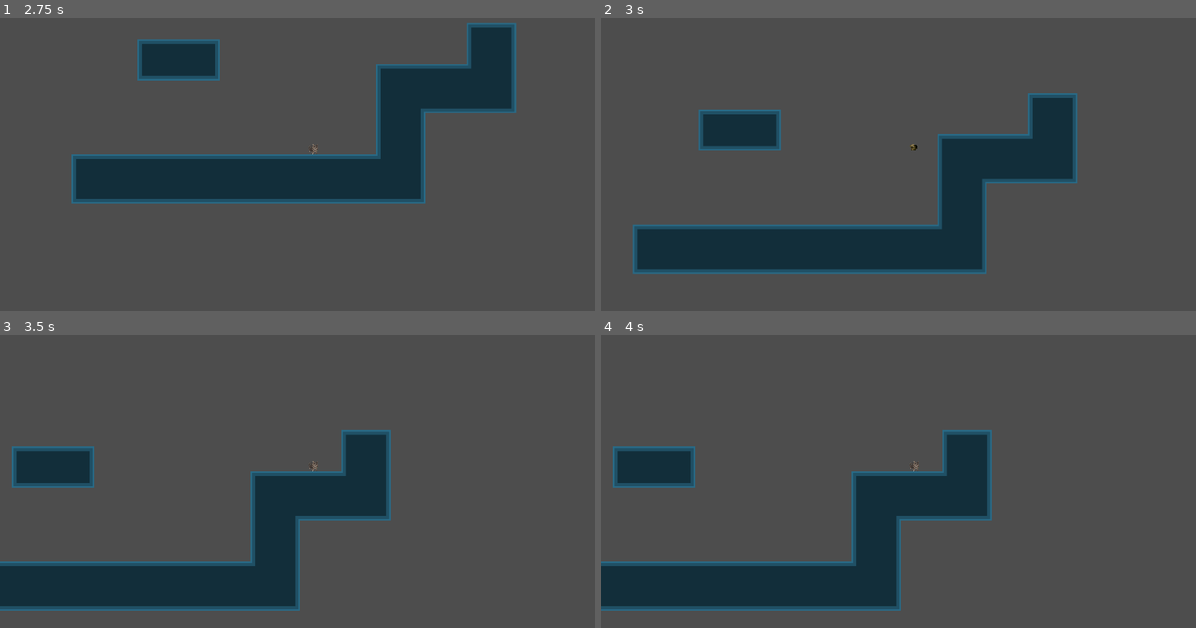
Above: before the commit, frames 1-4 (two rows, left to right).
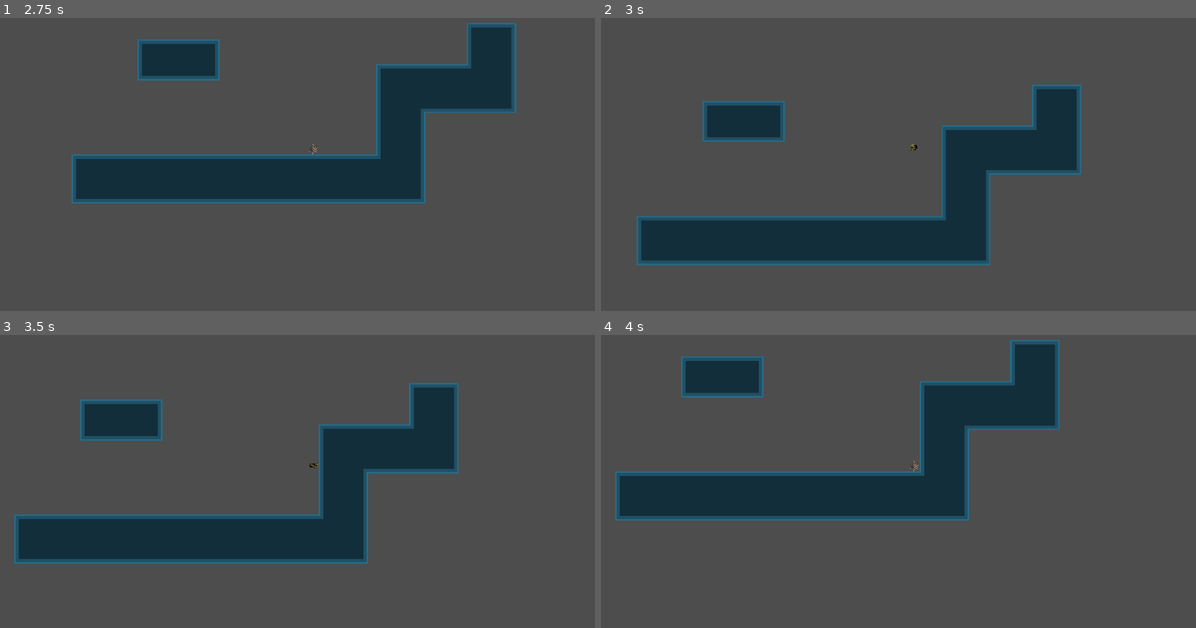
Above: after the commit, the same moments.

Repository: Inkling4/jumpy-cat
Game: Godot game, scene res://scenes/lvl_test.tscn
Same seed, same stepped clock (60 frames per second), same inputs: the game is played once before the commit and once after it. The project has no main scene, so this scene is started directly.
Inputs (mouse positions are in pixels of both pictures, inside the frame that each line leads up to):
- Up to frame 1 (2.75 s): tap Enter at 0.5, 2 s; move the mouse to (452, 132) at 0.52 s; press the mouse at (452, 132) at 0.53 s; tap Space at 1.25 s; move the mouse to (190, 167) at 1.27 s; release the mouse at (190, 167) at 1.28 s; click (190, 167) at 1.35 s; move the mouse to (374, 70) at 2.02 s; press the mouse at (374, 70) at 2.03 s
- Up to frame 2 (3 s): tap Space at 2.75 s; move the mouse to (880, 220) at 2.77 s; release the mouse at (880, 220) at 2.78 s; click (880, 220) at 2.85 s
- Up to frame 3 (3.5 s): no input
- Up to frame 4 (4 s): move the mouse to (1100, 519) at 3.52 s; press the mouse at (1100, 519) at 3.53 s

Frame 1 is identical in both runs. In frame 2, 9.6% of the frame differs, in the area x 5-81%, y 22-88%; in frame 3, 28%, in the area x 0-78%, y 16-95%; in frame 4, 27%.

Commit message:
Added minimal drag distance

Diff:
--- a/scenes/lvl_test.tscn
+++ b/scenes/lvl_test.tscn
@@ -4,7 +4,7 @@
 [ext_resource type="PackedScene" uid="uid://s4er21x1mdw3" path="res://scenes/gato.tscn" id="2_b5x6v"]
 
 [sub_resource type="Curve" id="Curve_b5x6v"]
-_data = [Vector2(0, 0), 0.0, 2.0224721, 0, 1, Vector2(0.25, 0.50561804), 2.0224721, 0.7072736, 1, 0, Vector2(1, 1), 0.6705131, 0.0, 0, 0]
+_data = [Vector2(0, 0.1460675), 0.0, 1.350149, 0, 1, Vector2(0.26630434, 0.50561804), 1.350149, 0.67382437, 1, 1, Vector2(1, 1), 0.67382437, 0.0, 1, 0]
 point_count = 3
 
 [node name="Test" type="Node2D"]
@@ -23,8 +23,8 @@
 [node name="Gato" parent="." instance=ExtResource("2_b5x6v")]
 position = Vector2(116, -165)
 gravity = 1600.0
-x_max_drag_distace = 1000.0
-y_max_drag_distace = 1000.0
+x_max_drag_distace = 2000.0
+y_max_drag_distace = 2000.0
 x_max_launch_speed = 600.0
 y_max_launch_speed = 850.0
 friction = 7000.0
--- a/scripts/gato.gd
+++ b/scripts/gato.gd
@@ -78,7 +78,7 @@
 		if (event.is_action_released("player_drag")):
 			is_dragging = false
 
-			if (is_draggable):
+			if (is_draggable and drag_length >= 50):
 				launch()
 			# After launch, sets values to default
 			drag_length = 0
@@ -90,10 +90,12 @@
 func launch() -> void:
 	var _velocity = velocity
 
+	## Applies ratio between min and max drag distance, then maps the ratio to the curve.
 	var _drag_distance_multiplier_x = clamp(drag_length, 0, x_max_drag_distace) / x_max_drag_distace
 	var _drag_distance_multiplier_y = clamp(drag_length, 0, y_max_drag_distace) / y_max_drag_distace
 	_drag_distance_multiplier_x = drag_distance_multiplier_curve.sample(_drag_distance_multiplier_x)
 	_drag_distance_multiplier_y = drag_distance_multiplier_curve.sample(_drag_distance_multiplier_y)
+
 	print(_drag_distance_multiplier_y)
 
 	_velocity.x = (x_max_launch_speed * _drag_distance_multiplier_x) * drag_direction.x
